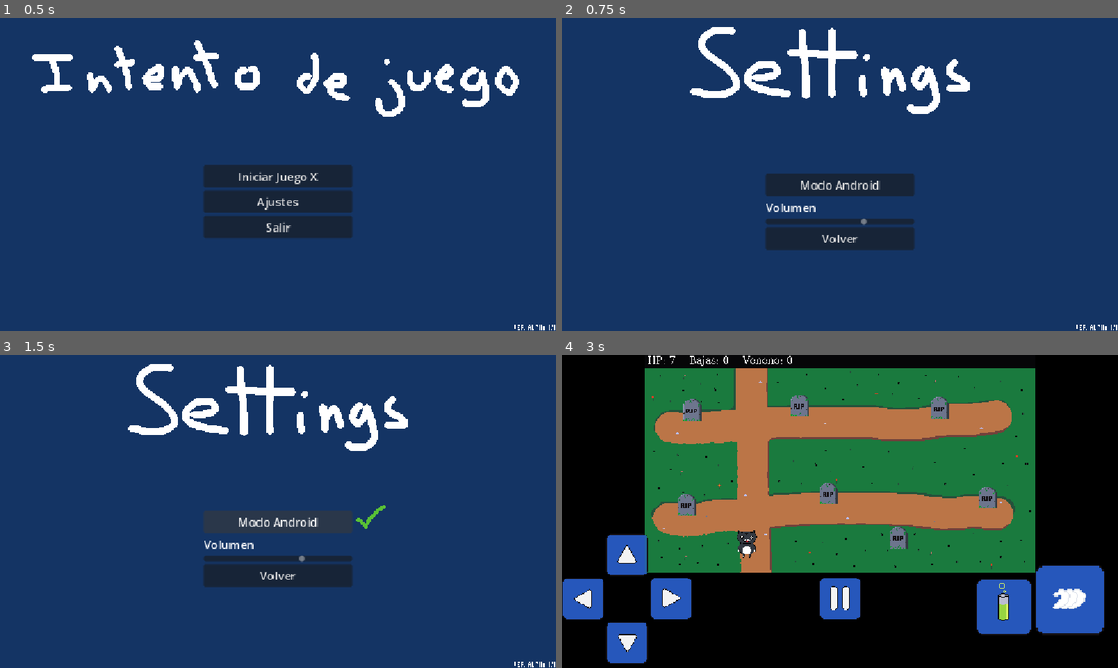
Above: before the commit, frames 1-4 (two rows, left to right).
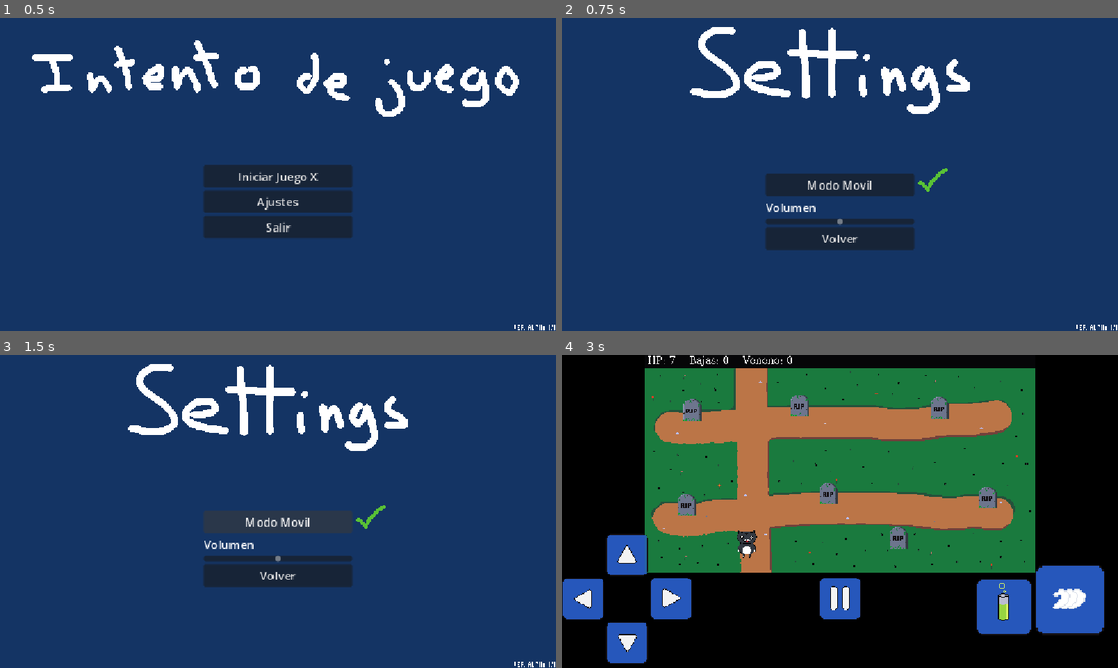
Above: after the commit, the same moments.

Repository: caser001/prueba-pa-p
Game: Godot game, scene res://scenes/menu_inicio/menu_inicio.tscn
Same seed, same stepped clock (60 frames per second), same inputs: the game is played once before the commit and once after it.
Inputs:
- Up to frame 1 (0.5 s): no input
- Up to frame 2 (0.75 s): click "Ajustes" at 0.5 s
- Up to frame 3 (1.5 s): click "Modo Android" (after the commit: "Modo Movil") at 1.25 s
- Up to frame 4 (3 s): click "Volver" at 2 s; click "Iniciar Juego X" at 2.75 s

Frame 1 is identical in both runs. In frame 2, 0.4% of the frame differs, in the area x 43-70%, y 48-67%; in frame 3, 0.3%; in frame 4, nothing differs.
Error after the commit: Attempt to call function 'hide' in base 'null instance' on a null instance. (res://scenes/menu_ajustes/menu_ajustes.gd:7)

Commit message:
exportar ios

Diff:
--- a/scenes/menu_ajustes/menu_ajustes.tscn
+++ b/scenes/menu_ajustes/menu_ajustes.tscn
@@ -18,7 +18,7 @@
 grow_vertical = 2
 texture = ExtResource("1_y8w1g")
 
-[node name="CheckAndroid" type="TextureRect" parent="." unique_id=757742520]
+[node name="CheckMovil" type="TextureRect" parent="." unique_id=757742520]
 offset_left = 98.0
 offset_top = -24.0
 offset_right = 162.0
@@ -33,7 +33,7 @@
 
 [node name="ModoAndroid" type="Button" parent="VBoxContainer" unique_id=514336644]
 layout_mode = 2
-text = "Modo Android"
+text = "Modo Movil"
 
 [node name="Volumen" type="Label" parent="VBoxContainer" unique_id=1377163027]
 layout_mode = 2
Not shown, changed: export_presets.cfg
